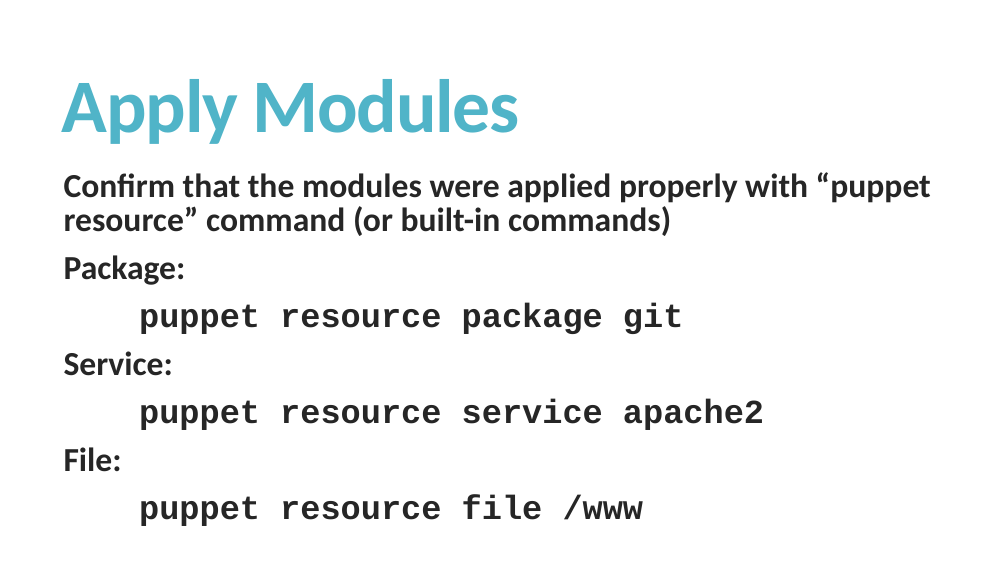
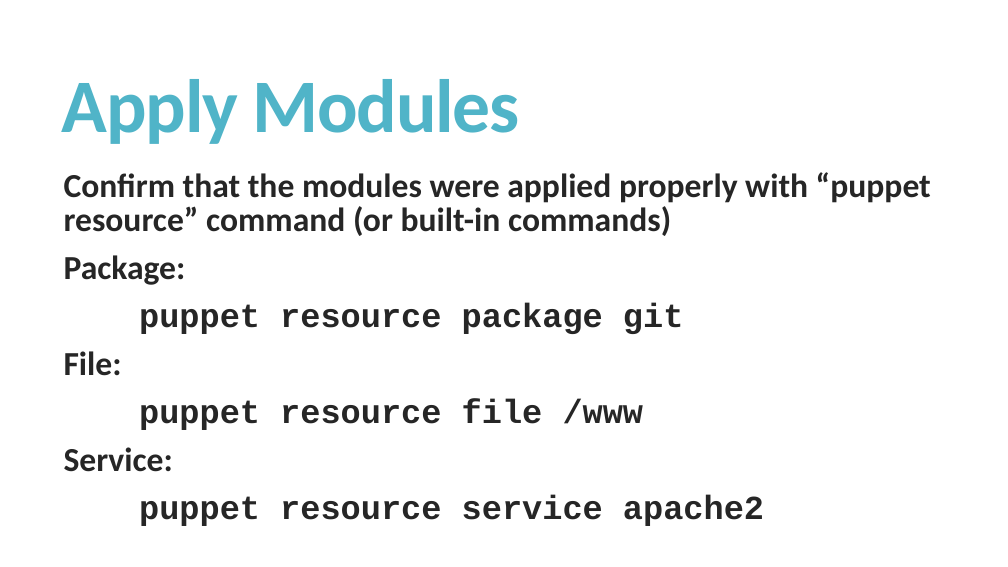
Before and after one commit to managedkaos/puppet-forge-intro, a slide deck: slide 13 of A Brief Introduction to The Puppet Forge.pptx (slide 12 before the commit). Drawn at 1008x567 pixels with LibreOffice and Linux fonts; fonts in the diff are those of the drawing. Boxes give left, top, right and bottom in pixels: in the first picture for what was removed or moved away, otherwise in the second. Text is boxed around its words. In the diff, an @@ line names an element or a change of style, - is before the commit and + after.

```diff
--- a/A Brief Introduction to The Puppet Forge.pptx
+++ b/A Brief Introduction to The Puppet Forge.pptx
@@ text at <box>64,351,644,430</box>: paragraphs added @@
+File:
+puppet resource file /www
@@ text at <box>64,447,644,526</box>: paragraphs removed @@
-File:
-puppet resource file /www
```
Also in this commit, not shown: 5 other slides changed, 1 slide added.
